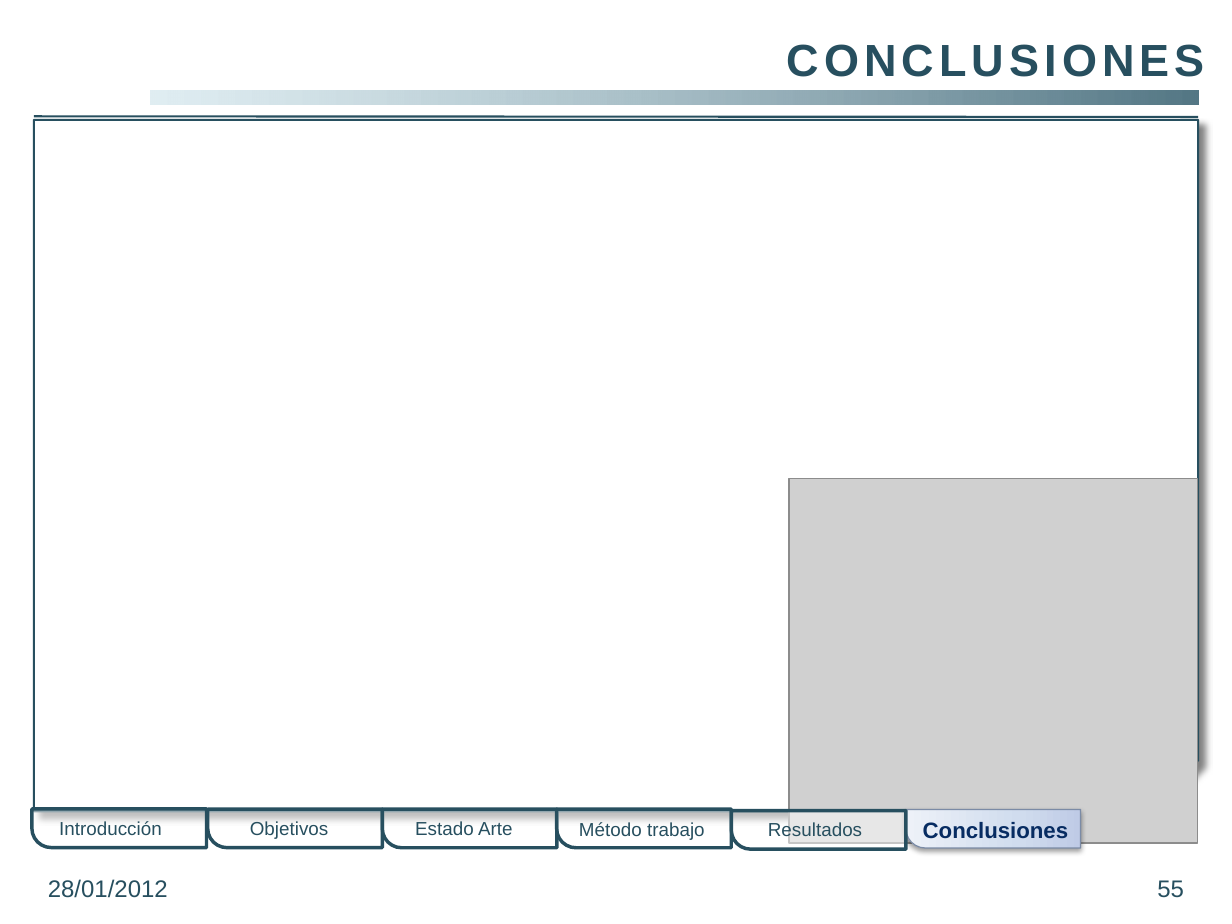
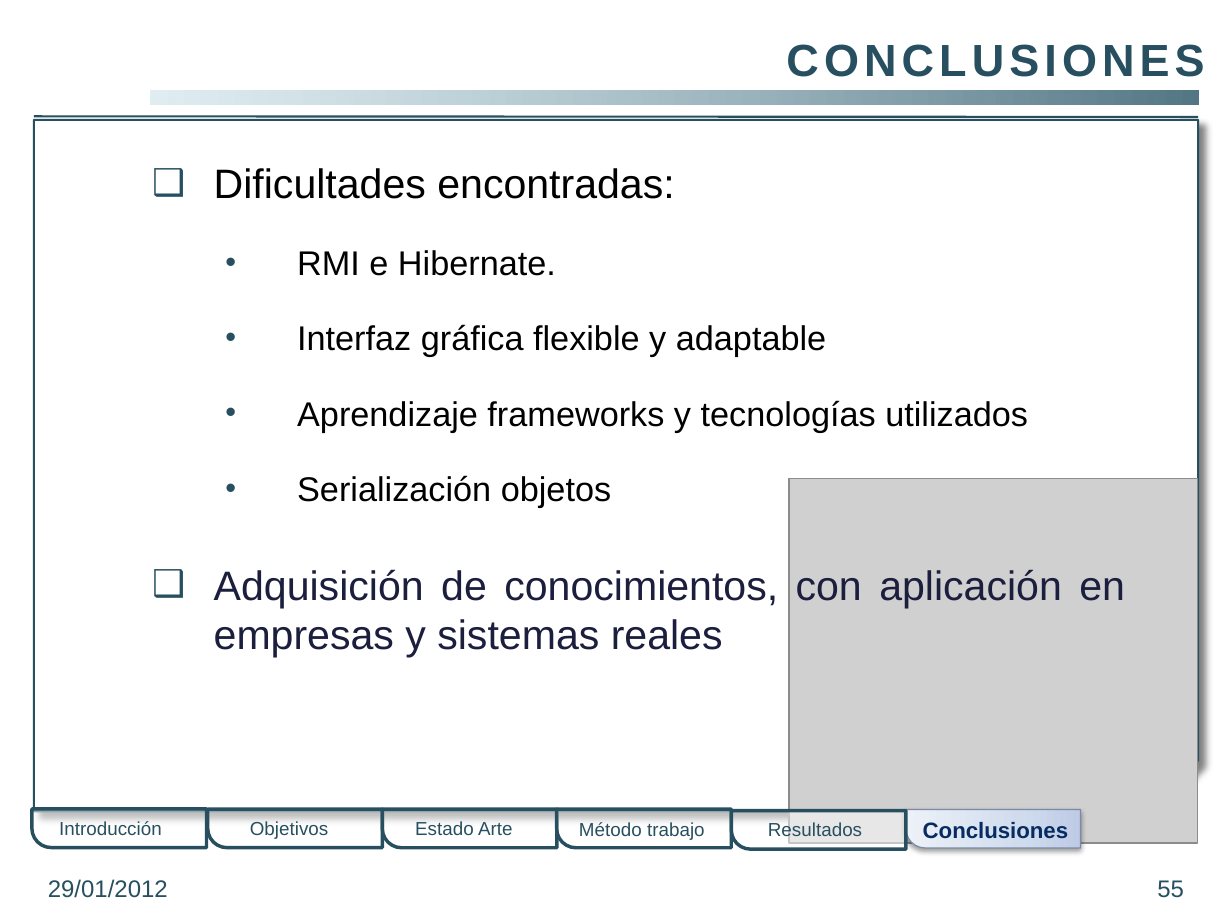
Before and after one commit to gangadhar001/repo-pfc, a slide deck: slide 55 of PFC/Presentacion/PresentacionPFC.pptx. Drawn at 1232x924 pixels with LibreOffice and Linux fonts; fonts in the diff are those of the drawing; grey boxes stand for pictures; background and template pictures are left out. Boxes give left, top, right and bottom in pixels: in the first picture for what was removed or moved away, otherwise in the second. Text is boxed around its words. In the diff, an @@ line names an element or a change of style, - is before the commit and + after.

```diff
--- a/PFC/Presentacion/PresentacionPFC.pptx
+++ b/PFC/Presentacion/PresentacionPFC.pptx
@@ text added at box(214, 168, 1125, 658), 20 pt, text #000000 @@
+❑ Dificultades encontradas:
+  • RMI e Hibernate.
+  • Interfaz gráfica flexible y adaptable
+  • Aprendizaje frameworks y tecnologías utilizados
+  • Serialización objetos
+❑ Adquisición de conocimientos, con aplicación en empresas y sistemas reales
@@ text at box(48, 879, 168, 898): text changed @@
-28/01/2012
+29/01/2012
```
Also in this commit, not shown: 48 other slides changed, 1 slide added.
